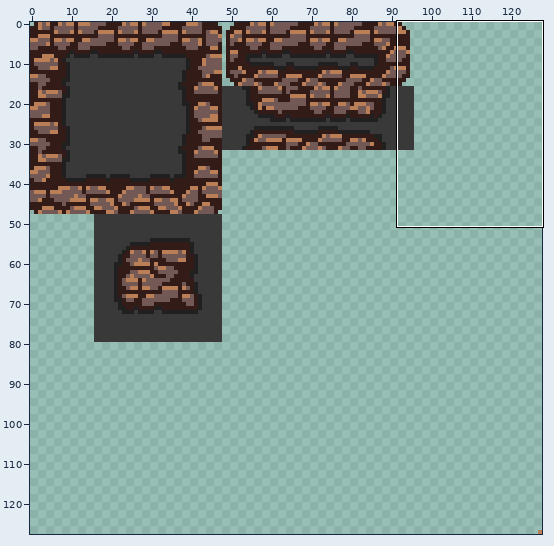
Two states of a sprite sheet, MinotaurGame/Assets/Sprites/Tiles/Tiles.png. Above: a wide view before the commit, with the close-up outlined.
Close-up. As it was:
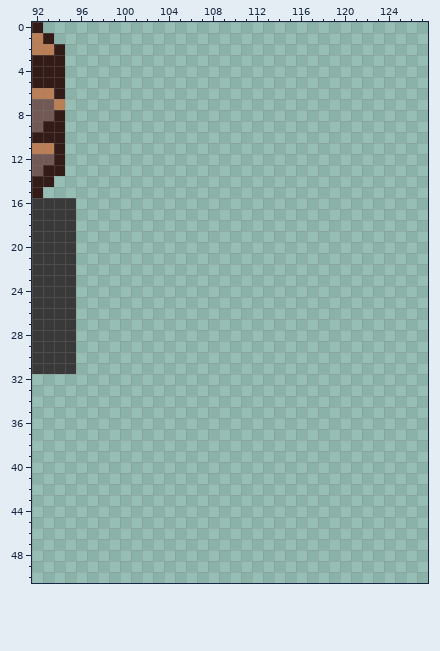
The file is 128x128 pixels. Shown: x 92..127, y 0..50.
Now the later version:
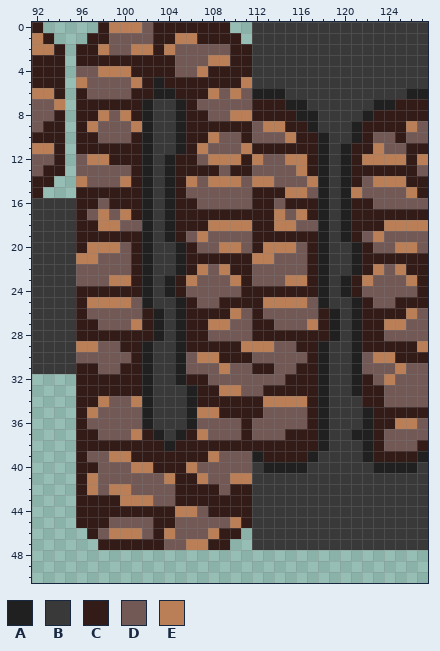
Palette (. is transparent): A #202020  B #393939  C #331c17  D #725956  E #bb7f57
Changes in this commit:
Changed rows in their new state; - is an unchanged pixel.
first column x 96:
 0 --CEEEDCCCCCCC--BBBBBBBBBBBBBBBB
 1 -CCDDDDCCEECCCC-BBBBBBBBBBBBBBBB
 2 CCEDDEECEDDDDDCCBBBBBBBBBBBBBBBB
 3 CCCCCCCCCDDDEECCBBBBBBBBBBBBBBBB
 4 DDEEECCCCDDECCCCBBBBBBBBBBBBBBBB
 5 EDDDDECACCCCCCCEBBBBBBBBBBBBBBBB
 6 CDDDDCCAACCCEDEDAAABBBBBBBBBBBAA
 7 CCCCCCABBACDDDDDCCCAABBBBBBAACCC
 8 CCEDECABBACCDDEECCCCAABBBBACCCCC
 9 CEDDDEABBACCCCCCDEECCABBBACCCCED
10 CCDDDCABBACCEDDCDDDECCABBACDDCDD
11 CCCCCCABBACEDDDECCCCCCABACCEDDCC
12 DEECCCABACCDEEECEDDEECABACEEEECE
13 DDDDDCABACCCCDCCDDDDECABACCCCCCD
14 EDDDECABACEDEEEDEEDDDEABACDEEECC
15 CCCCCCABACDDDDDDCCCEEDABAEDDDDEC
16 CCDCCCABACCDDDDDCCDCCCABACCDDDDD
17 CDEDECABACCCCCCCCCEDECABACCCCCCC
18 CCEEDDABACCCEEEECCEEDDABACCCEEEE
19 CCCCCCABACDEDDDDCCCCCCABACDEDDDD
20 CEEEDCABBACDDEEDCEEEDCABBACDDEED
21 EEDDDCABBACCCCCCEEDDDCABBACCCCCC
22 DDDDDCABBACEDECCDDDDDCABBACEDECC
23 DDDEECABACEDDDECDDDEECABACEDDDEC
24 CCCCCCABACDDDDDCCCCCCCABACDDDDDC
25 CEEEEDABBACDDCCCCEEEEDABBACDDCCC
26 CDDDDDCABACCCCEDCDDDDDCABACCCCED
27 CCDDDECABACCEEDDCCDDDECABACCEEDD
28 CCCCCCCABACCDDDDCCCCCCCABACCDDDD
29 EEDDCCABBACCCCCEEEDDCCABBACCCCCE
30 DDDDDCABBADEECCCDDDDDCABBADEECCC
31 CCDDCCABBADDDEDDCCDDCCABBADDDEDD
32 CCCCCCABBACCDDDDDDDCCCABBACDEDDD
33 CCCCCCABBBACCEEDDCCCCCABBACCDDDD
34 CCEDDEABBBACCCCCCEEEECABBBCCDDDD
35 CEDDDDABBBAEECCCCDDDDCABBBACCCCC
36 CDDDDDABBBADDDDCDDDDDCABBBACCEED
37 CCDDDECABACEDDDCDDDCCCABBAACDDDD
38 CCCCCCCCACCCCCCCCCCCCCABBBACDDDC
39 CDDEECCCCCCCEDDDACCCCABBBBACCCCA
40 CCDDDEECCCEDDDDDBAAAABBBBBBAAAAB
41 CEDDDDDDECCEDDEEBBBBBBBBBBBBBBBB
42 CEDEEDDDDCCCCDCCBBBBBBBBBBBBBBBB
43 CCCCEEEDDCCCCCCCBBBBBBBBBBBBBBBB
44 CCCCCCCCCEEDCCCCBBBBBBBBBBBBBBBB
45 CCCDDDDCCDDDDDECBBBBBBBBBBBBBBBB
46 -CDEEEDCEDDDECC-BBBBBBBBBBBBBBBB
47 --CCCCCCDDEECC--BBBBBBBBBBBBBBBB
